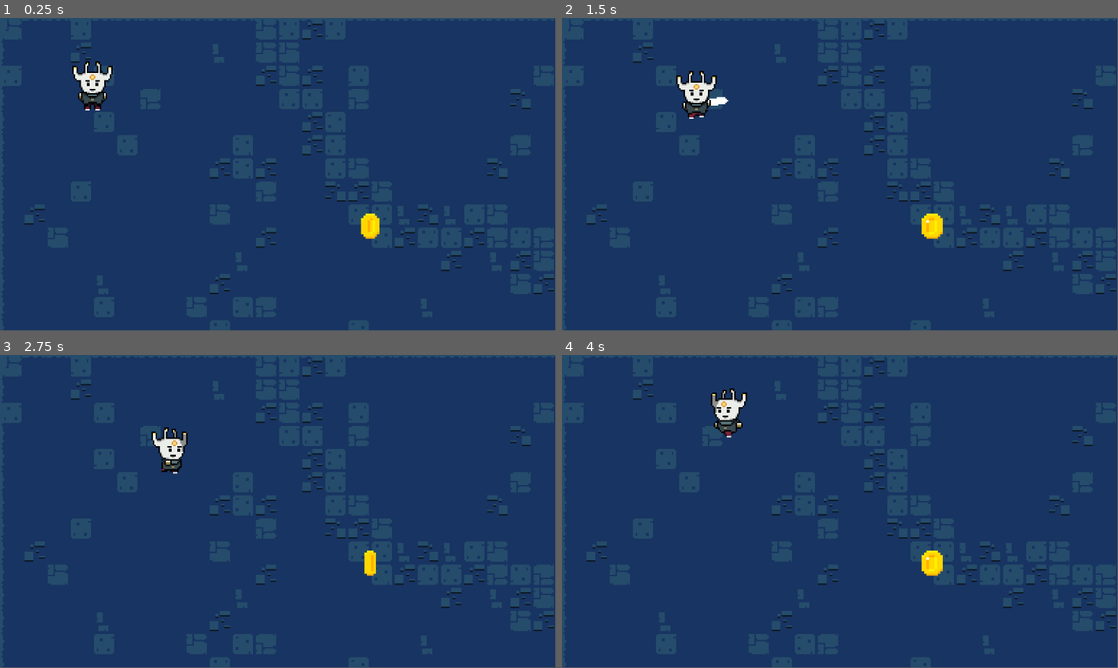
Above: before the commit, frames 1-4 (two rows, left to right).
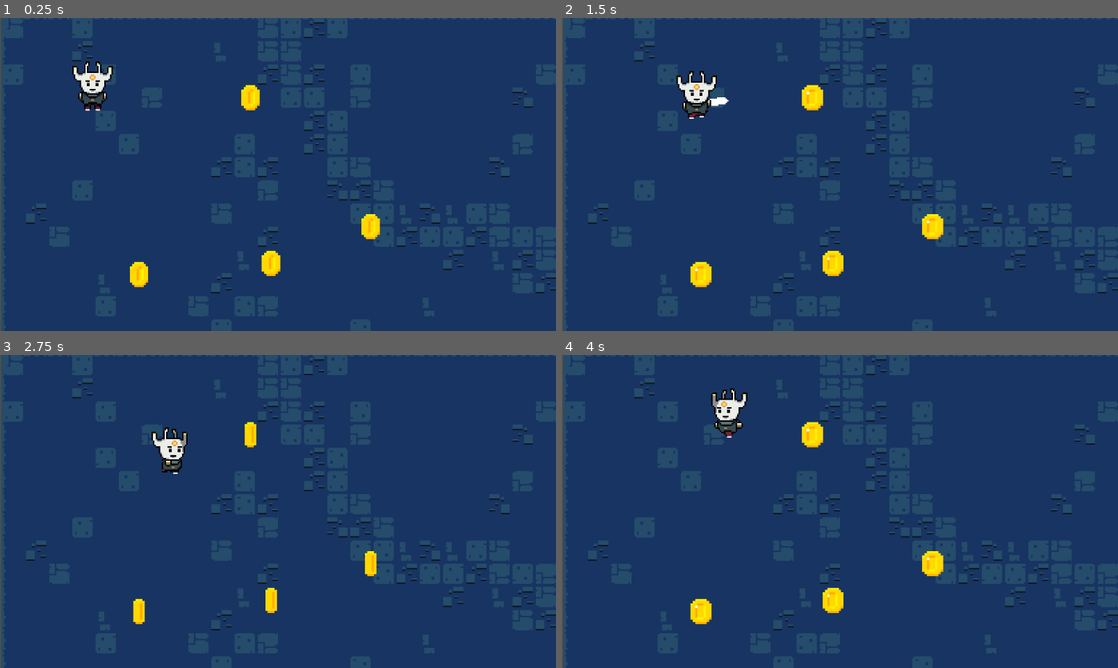
Above: after the commit, the same moments.

Repository: kaabsimas/zelda-gd
Game: Godot game, scene res://Scenes/level_one.tscn
Same seed, same stepped clock (60 frames per second), same inputs: the game is played once before the commit and once after it.
Inputs:
- Up to frame 1 (0.25 s): no input
- Up to frame 2 (1.5 s): hold Right (ui_right) 0.53-1.28 s; tap X (sword) at 0.6, 1.35 s; tap C (jump) at 0.77 s; hold Down (ui_down) from 1.28 s (still down)
- Up to frame 3 (2.75 s): tap C (jump) at 1.52 s; release Down (ui_down) at 2.03 s; hold Right (ui_right) from 2.03 s (still down); tap X (sword) at 2.1 s
- Up to frame 4 (4 s): release Right (ui_right) at 2.78 s; hold Up (ui_up) 2.78-3.53 s; tap X (sword) at 2.85, 3.6 s; tap C (jump) at 3.02, 3.77 s; hold Left (ui_left) from 3.53 s (still down)
In our replay, the window is 799x449 before the commit and 800x450 after it. These sizes can differ from the game's own. Grey fills any space a smaller window leaves; there, only what the larger window draws over its background counts as a difference.

The runs differ from the first frame. In frame 1, 2.1% of the frame differs, in the area x 0-100%, y 0-100%; in frame 2, 2.3%; in frame 3, 2.0%; in frame 4, 2.3%.

Commit message:
Sistema de contagem de vida e animação de morte

Diff:
--- a/Scenes/level_one.tscn
+++ b/Scenes/level_one.tscn
@@ -1,17 +1,16 @@
-[gd_scene load_steps=65 format=3 uid="uid://dtevk2wh507k2"]
+[gd_scene load_steps=71 format=3 uid="uid://dtevk2wh507k2"]
 
 [ext_resource type="Texture2D" uid="uid://dcgk85vcs50ww" path="res://Assets/Sprites/Player-rpg.png" id="1_2n5gj"]
 [ext_resource type="Script" path="res://Scripts/Player.gd" id="1_dv86b"]
-[ext_resource type="PackedScene" uid="uid://c0vlc3gs7l3a8" path="res://Scenes/crate.tscn" id="3_c0g4r"]
+[ext_resource type="PackedScene" path="res://Scenes/crate.tscn" id="3_c0g4r"]
 [ext_resource type="Script" path="res://Scenes/GUI/camera.gd" id="3_ilely"]
 [ext_resource type="Texture2D" uid="uid://dn4ukt1hb1kvd" path="res://Assets/Tilesets/spritesheet.png" id="4_31eyj"]
 [ext_resource type="Script" path="res://Scenes/GUI/camera_panning.gd" id="6_an7k3"]
-[ext_resource type="PackedScene" uid="uid://c61j5f48a3wdv" path="res://Scenes/coin.tscn" id="7_74u6l"]
+[ext_resource type="PackedScene" uid="uid://b0t0f12yagl4q" path="res://Scenes/coin.tscn" id="7_74u6l"]
 
 [sub_resource type="Animation" id="Animation_g5eim"]
 resource_name = "Dead"
 length = 0.45
-loop_mode = 1
 tracks/0/type = "value"
 tracks/0/imported = false
 tracks/0/enabled = true
@@ -23,6 +22,20 @@
 "transitions": PackedFloat32Array(1, 1, 1, 1, 1),
 "update": 1,
 "values": [100, 101, 102, 103, 104]
+}
+tracks/1/type = "method"
+tracks/1/imported = false
+tracks/1/enabled = true
+tracks/1/path = NodePath(".")
+tracks/1/interp = 1
+tracks/1/loop_wrap = true
+tracks/1/keys = {
+"times": PackedFloat32Array(0.44),
+"transitions": PackedFloat32Array(1),
+"values": [{
+"args": [],
+"method": &"on_states_reset"
+}]
 }
 
 [sub_resource type="Animation" id="Animation_01a15"]
@@ -687,6 +700,34 @@
 
 [sub_resource type="RectangleShape2D" id="RectangleShape2D_snwyg"]
 
+[sub_resource type="AnimationNodeAnimation" id="AnimationNodeAnimation_hmaqi"]
+animation = &"Dead"
+
+[sub_resource type="AnimationNodeAnimation" id="AnimationNodeAnimation_e3ut5"]
+animation = &"Dead"
+
+[sub_resource type="AnimationNodeAnimation" id="AnimationNodeAnimation_2nryi"]
+animation = &"Dead"
+
+[sub_resource type="AnimationNodeAnimation" id="AnimationNodeAnimation_srlh8"]
+animation = &"Dead"
+
+[sub_resource type="AnimationNodeAnimation" id="AnimationNodeAnimation_idviw"]
+animation = &"Dead"
+
+[sub_resource type="AnimationNodeBlendSpace2D" id="AnimationNodeBlendSpace2D_f2hpq"]
+blend_point_0/node = SubResource("AnimationNodeAnimation_hmaqi")
+blend_point_0/pos = Vector2(-1, 0)
+blend_point_1/node = SubResource("AnimationNodeAnimation_e3ut5")
+blend_point_1/pos = Vector2(0, 1)
+blend_point_2/node = SubResource("AnimationNodeAnimation_2nryi")
+blend_point_2/pos = Vector2(1, 0)
+blend_point_3/node = SubResource("AnimationNodeAnimation_srlh8")
+blend_point_3/pos = Vector2(1, 0)
+blend_point_4/node = SubResource("AnimationNodeAnimation_idviw")
+blend_point_4/pos = Vector2(0, -1)
+blend_mode = 1
+
 [sub_resource type="AnimationNodeAnimation" id="AnimationNodeAnimation_yd0iy"]
 animation = &"IdleLeft"
 
@@ -811,6 +852,8 @@
 [sub_resource type="AnimationNodeStateMachineTransition" id="AnimationNodeStateMachineTransition_huosn"]
 
 [sub_resource type="AnimationNodeStateMachine" id="AnimationNodeStateMachine_230p6"]
+states/Dead/node = SubResource("AnimationNodeBlendSpace2D_f2hpq")
+states/Dead/position = Vector2(654, 100)
 states/Idle/node = SubResource("AnimationNodeBlendSpace2D_uok15")
 states/Idle/position = Vector2(260, 100)
 states/Jump/node = SubResource("AnimationNodeBlendSpace2D_tosyw")
@@ -1051,6 +1094,7 @@
 tree_root = SubResource("AnimationNodeStateMachine_230p6")
 anim_player = NodePath("../AnimationPlayer")
 active = true
+parameters/Dead/blend_position = Vector2(0, 0)
 parameters/Idle/blend_position = Vector2(-0.00847459, 0.729258)
 parameters/Jump/blend_position = Vector2(0.00169492, 0.484144)
 parameters/Sword/blend_position = Vector2(-0.00677967, 0.0480349)
@@ -1072,7 +1116,7 @@
 
 [node name="TileMap" type="TileMap" parent="."]
 z_index = -1
-position = Vector2(192, 112)
+position = Vector2(193, 111)
 tile_set = SubResource("TileSet_rrjxk")
 format = 2
 layer_0/name = "Ground"
@@ -1091,7 +1135,7 @@
 [node name="crate3" parent="." instance=ExtResource("3_c0g4r")]
 position = Vector2(-85, 57)
 
-[node name="Camera2D2" type="Camera2D" parent="." node_paths=PackedStringArray("player")]
+[node name="Camera2D3" type="Camera2D" parent="." node_paths=PackedStringArray("player")]
 anchor_mode = 0
 zoom = Vector2(3, 3)
 script = ExtResource("6_an7k3")
@@ -1099,3 +1143,12 @@
 
 [node name="Coin" parent="." instance=ExtResource("7_74u6l")]
 position = Vector2(256, 144)
+
+[node name="Coin2" parent="." instance=ExtResource("7_74u6l")]
+position = Vector2(96, 177)
+
+[node name="Coin3" parent="." instance=ExtResource("7_74u6l")]
+position = Vector2(173, 55)
+
+[node name="Coin4" parent="." instance=ExtResource("7_74u6l")]
+position = Vector2(187.192, 169.353)
--- a/Scripts/Player.gd
+++ b/Scripts/Player.gd
@@ -8,6 +8,7 @@
 
 var input_movement = Vector2.ZERO
 var speed = 70
+var health = PlayerData.health
 
 func _ready():
 	$Sword/CollisionShape2D.disabled = true
@@ -20,6 +21,8 @@
 			sword()
 		player_states.JUMP:
 			jump()
+		player_states.DEAD:
+			dead()
 
 func move():
 	input_movement = Input.get_vector('ui_left', 'ui_right', 'ui_up', 'ui_down')
@@ -42,6 +45,9 @@
 	if Input.is_action_just_pressed("jump"):
 		current_states = player_states.JUMP
 
+	if PlayerData.health <= 0:
+		current_states = player_states.DEAD
+
 	move_and_slide()
 
 func sword():
@@ -55,6 +61,12 @@
 	velocity = input_movement * speed
 	move_and_slide()
 
+func dead():
+	animationState.travel("Dead")
+	await get_tree().create_timer(0.45).timeout
+	PlayerData.health = 4
+	get_tree().reload_current_scene()
+
 func clear_collision():
 	$CollisionShape2D.disabled = true
 
--- /dev/null
+++ b/Scripts/UI/camera.gd
@@ -0,0 +1,14 @@
+extends Camera2D
+
+@export var player: CharacterBody2D
+@export var tilemap: TileMap
+# Called when the node enters the scene tree for the first time.
+func _ready():
+	var map_rect = tilemap.get_used_rect()
+	var tile_size = tilemap.cell_quadrant_size
+	var world_size = map_rect.size * tile_size
+
+
+# Called every frame. 'delta' is the elapsed time since the previous frame.
+func _process(delta):
+	position = player.position
--- a/Scripts/coin.gd
+++ b/Scripts/coin.gd
@@ -3,4 +3,6 @@
 func _on_body_entered(body):
 	if body.name == 'Player':
 		PlayerData.coin += 1
+		PlayerData.health -= 1
+		print(PlayerData.health)
 		queue_free()
--- a/Scripts/data.gd
+++ b/Scripts/data.gd
@@ -2,3 +2,4 @@
 class_name PlayerData
 
 static var coin = 0
+static var health = 4
--- a/project.godot
+++ b/project.godot
@@ -14,6 +14,10 @@
 run/main_scene="res://Scenes/level_one.tscn"
 config/features=PackedStringArray("4.1", "Forward Plus")
 config/icon="res://icon.svg"
+
+[display]
+
+window/stretch/mode="viewport"
 
 [dotnet]
 
Not shown: 1 places in Scenes/coin.tscn that only renumber resources
